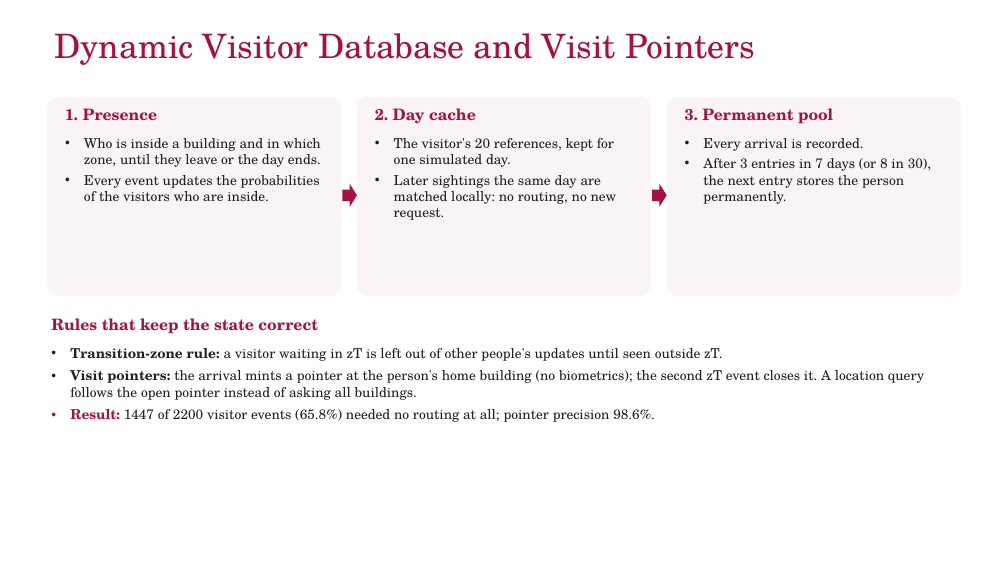
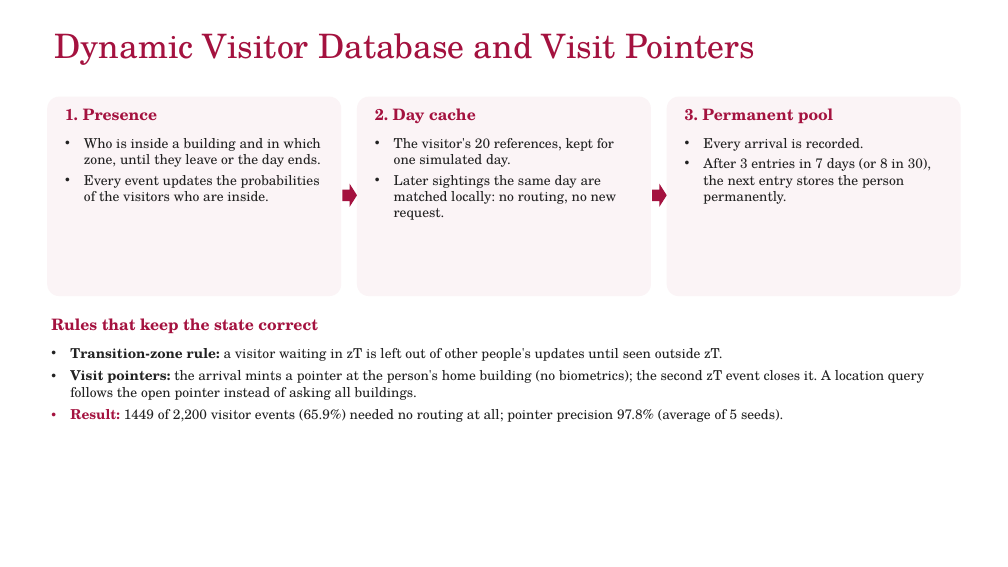
Before and after one commit to yadhu-vipin/Occupant_Tracking_v2, a slide deck: slide 11 of final_review/S7_Final_Review_Group_C3.pptx. Drawn at 1008x567 pixels with LibreOffice and Linux fonts; fonts in the diff are those of the drawing; background and template pictures are left out. Boxes give left, top, right and bottom in pixels: in the first picture for what was removed or moved away, otherwise in the second. Text is boxed around its words. In the diff, an @@ line names an element or a change of style, - is before the commit and + after.

```diff
--- a/final_review/S7_Final_Review_Group_C3.pptx
+++ b/final_review/S7_Final_Review_Group_C3.pptx
@@ text at (70,409,783,422): text changed @@
-• Result: 1447 of 2200 visitor events (65.8%) needed no routing at all; pointer precision 98.6%.
+• Result: 1449 of 2,200 visitor events (65.9%) needed no routing at all; pointer precision 97.8% (average of 5 seeds).
```
Also in this commit, not shown: 10 other slides changed, 5 slides added, 4 slides removed, 20 other files.
